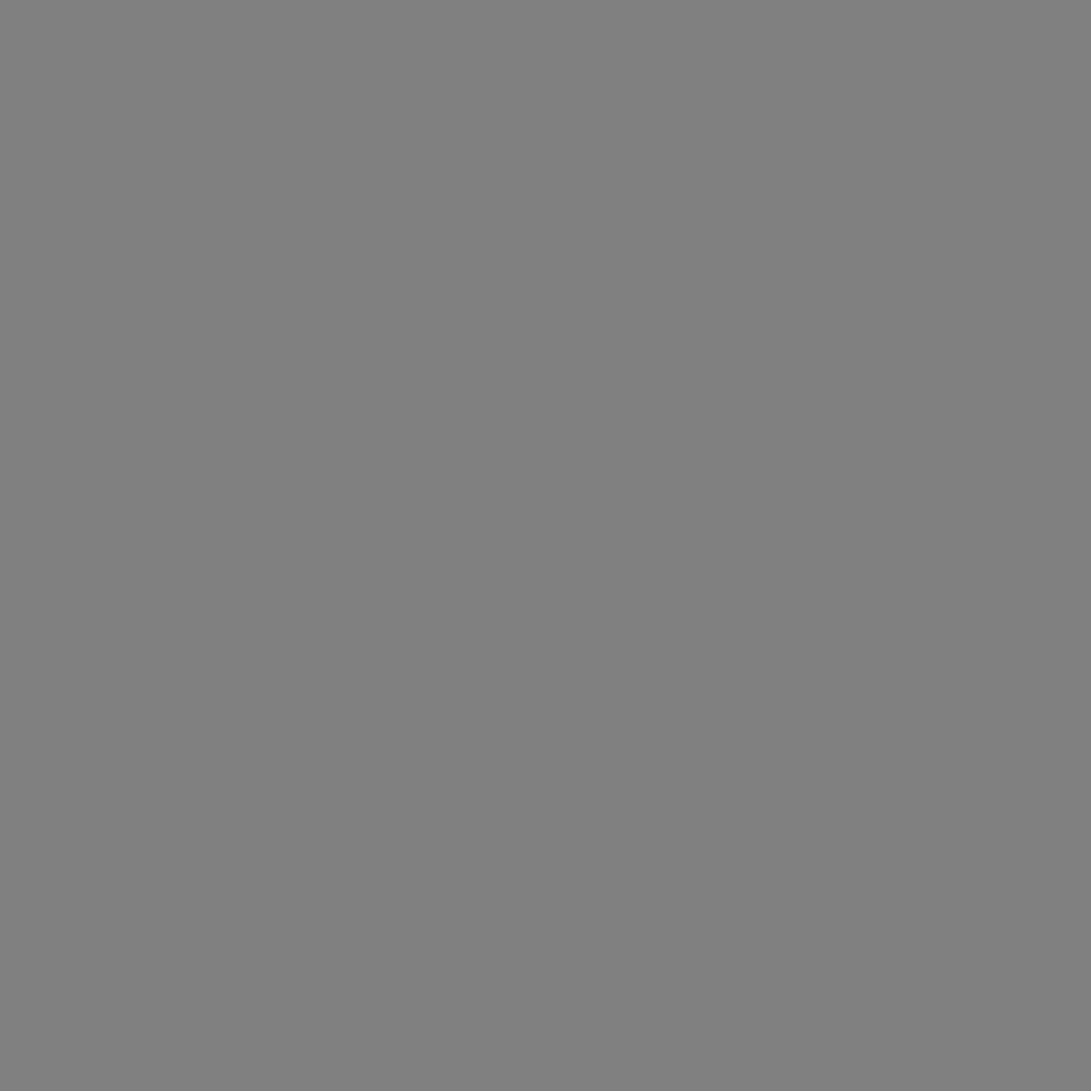
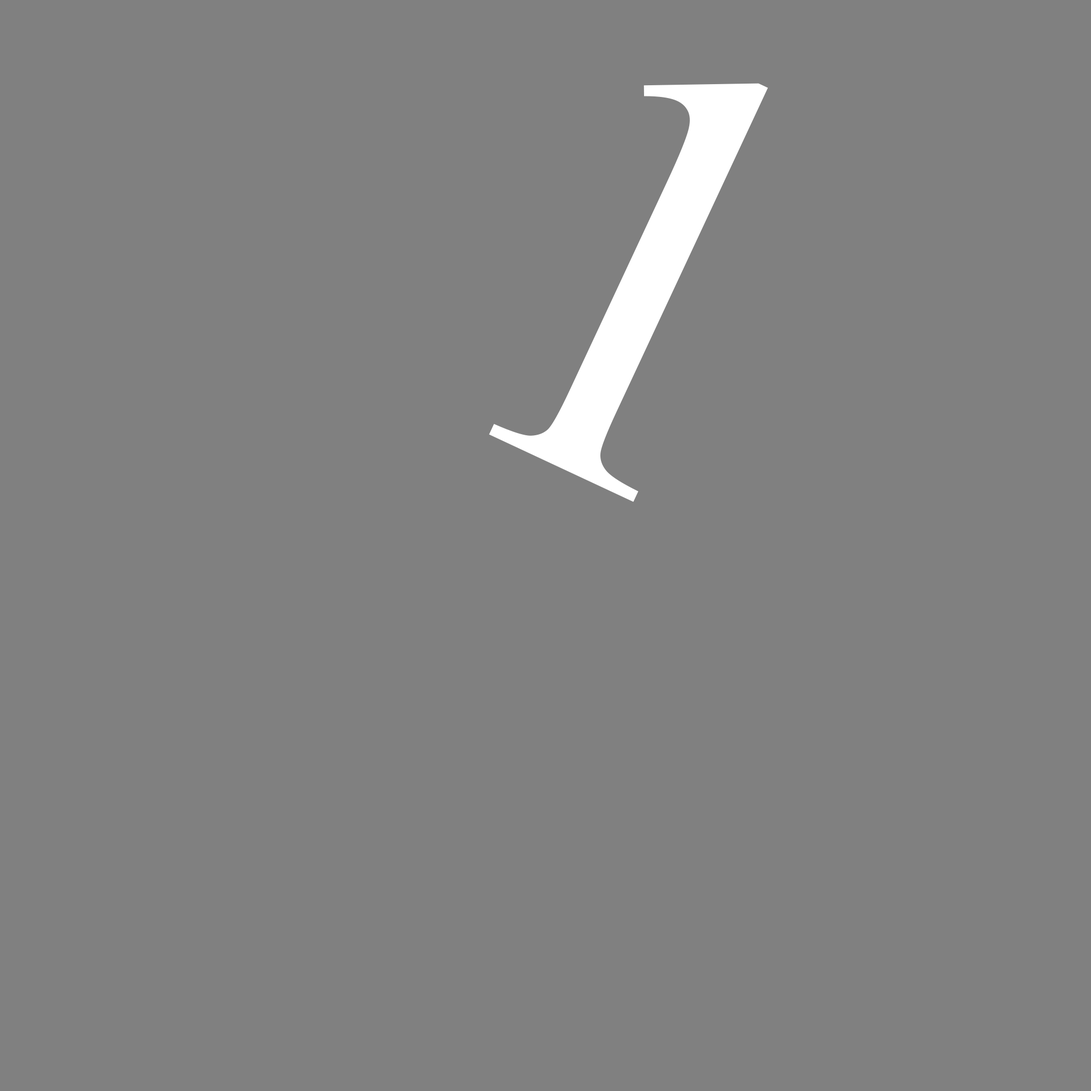
Layered file, before and after one edit (1091x1091). Changes by layer:
showed "1", painted on it over [489, 83, 769, 503]
